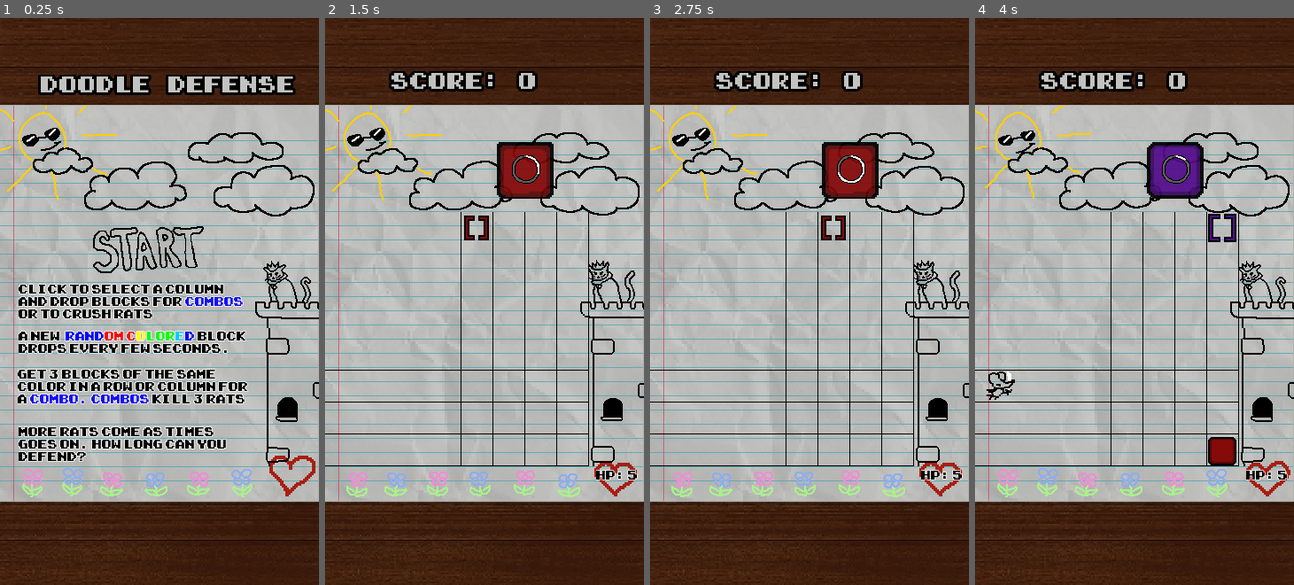
Above: before the commit, frames 1-4 (left to right).
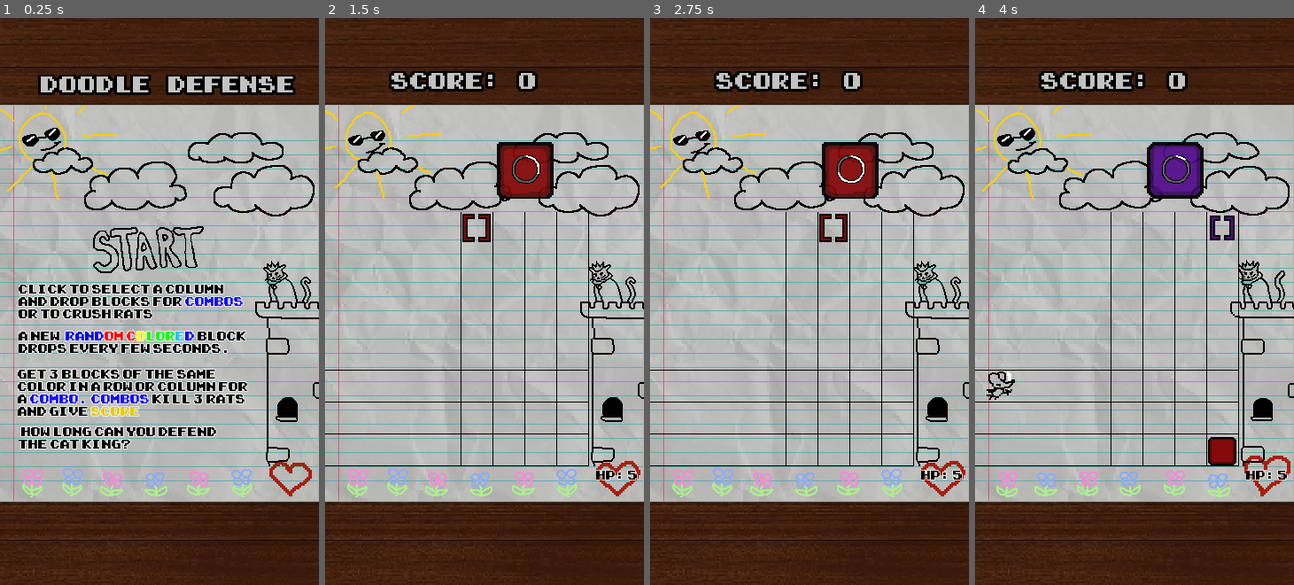
Above: after the commit, the same moments.

Repository: Sleeping-Robot-Games/Doodle-Defense
Game: Godot game, scene res://scenes/Start.tscn
The game is run twice, just before and just after one commit, with the same random seed, the same clock (stepped at 60 frames per second) and the same inputs. Sound files missing from this copy of the repository are replaced by a short silence.
Inputs (mouse positions are in pixels of both pictures, inside the frame that each line leads up to):
- Up to frame 1 (0.25 s): no input
- Up to frame 2 (1.5 s): click (478, 250) at 0.5 s; click (478, 341) at 1.25 s
- Up to frame 3 (2.75 s): click (831, 341) at 2 s
- Up to frame 4 (4 s): click (1191, 341) at 2.75 s; click (1223, 341) at 3.5 s

The runs differ from the first frame. In frame 1, 2.8% of the frame differs, in the area x 5-99%, y 68-85%; in frame 2, 2.8%; in frame 3, 2.8%; in frame 4, 3.0%, in the area x 0-100%, y 15-85%.

Commit message:
update rules

Diff:
--- a/scenes/Game.tscn
+++ b/scenes/Game.tscn
@@ -166,65 +166,64 @@
 [node name="Doodles" type="AnimatedSprite" parent="Background"]
 position = Vector2( -144, 205 )
 frames = SubResource( 1 )
+frame = 1
 playing = true
 
 [node name="Flower2" type="AnimatedSprite" parent="Background/Doodles"]
 position = Vector2( 45, -1 )
 frames = SubResource( 2 )
+frame = 1
 playing = true
 
 [node name="Flower6" type="AnimatedSprite" parent="Background/Doodles"]
 position = Vector2( 238, 0 )
 frames = SubResource( 2 )
+frame = 1
 playing = true
 flip_h = true
 
 [node name="Flower3" type="AnimatedSprite" parent="Background/Doodles"]
 position = Vector2( 91, -1 )
 frames = SubResource( 3 )
-frame = 1
 playing = true
 
 [node name="Flower4" type="AnimatedSprite" parent="Background/Doodles"]
 position = Vector2( 139, -1 )
 frames = SubResource( 4 )
-frame = 1
 playing = true
 flip_h = true
 
 [node name="Flower5" type="AnimatedSprite" parent="Background/Doodles"]
 position = Vector2( 189, -2 )
 frames = SubResource( 5 )
-frame = 1
 playing = true
 
 [node name="Heart" type="AnimatedSprite" parent="Background/Doodles"]
 position = Vector2( 294, -13 )
 scale = Vector2( 2, 2 )
 frames = SubResource( 6 )
-frame = 2
 playing = true
 
 [node name="Clouds" type="AnimatedSprite" parent="Background/Doodles"]
 position = Vector2( 144, -347 )
 frames = SubResource( 9 )
+frame = 1
 playing = true
 
 [node name="Sun" type="AnimatedSprite" parent="Background/Doodles"]
 position = Vector2( 25, -383 )
 frames = SubResource( 11 )
-frame = 1
 playing = true
 
 [node name="Cat" type="AnimatedSprite" parent="Background"]
 position = Vector2( 146, -30 )
 frames = SubResource( 7 )
-frame = 1
 playing = true
 
 [node name="Tower" type="AnimatedSprite" parent="Background"]
 position = Vector2( 148, 93 )
 frames = SubResource( 8 )
+frame = 1
 playing = true
 
 [node name="IncomingBlock" parent="." instance=ExtResource( 24 )]
@@ -265,7 +264,6 @@
 position = Vector2( 171, 237 )
 scale = Vector2( 2, 2 )
 frames = SubResource( 10 )
-frame = 1
 playing = true
 
 [node name="Blocks" type="Node2D" parent="."]
@@ -410,10 +408,10 @@
 
 [node name="GameOver" type="TextureButton" parent="."]
 visible = false
-margin_left = 101.0
-margin_top = 326.0
-margin_right = 242.0
-margin_bottom = 387.0
+margin_left = 107.0
+margin_top = 292.0
+margin_right = 248.0
+margin_bottom = 353.0
 texture_normal = SubResource( 13 )
 texture_pressed = SubResource( 14 )
 texture_hover = SubResource( 15 )
--- a/scenes/Start.tscn
+++ b/scenes/Start.tscn
@@ -178,7 +178,7 @@
 position = Vector2( 294, -13 )
 scale = Vector2( 2, 2 )
 frames = SubResource( 6 )
-frame = 1
+frame = 2
 playing = true
 
 [node name="Clouds" type="AnimatedSprite" parent="Background/Doodles"]
@@ -249,12 +249,9 @@
 custom_colors/default_color = Color( 0, 0, 0, 1 )
 custom_fonts/normal_font = ExtResource( 27 )
 bbcode_enabled = true
-bbcode_text = "[shake rate=10 level=2]Get 3 Blocks of the same color in a row or column for a [color=#160ff5]Combo. Combos[/color] kill 3 rats[/shake]"
-text = "Get 3 Blocks of the same color in a row or column for a Combo. Combos kill 3 rats"
-scroll_active = false
-__meta__ = {
-"_edit_use_anchors_": false
-}
+bbcode_text = "[shake rate=10 level=2]Get 3 Blocks of the same color in a row or column for a [color=#160ff5]Combo. Combos[/color] kill 3 rats and give [color=#e6cc00]score[/color][/shake]"
+text = "Get 3 Blocks of the same color in a row or column for a Combo. Combos kill 3 rats and give score"
+scroll_active = false
 
 [node name="Survive" type="RichTextLabel" parent="."]
 margin_left = 21.0
@@ -264,12 +261,9 @@
 custom_colors/default_color = Color( 0, 0, 0, 1 )
 custom_fonts/normal_font = ExtResource( 27 )
 bbcode_enabled = true
-bbcode_text = "[shake rate=10 level=2]More Rats come as times goes on. How long can you defend?[/shake]"
-text = "More Rats come as times goes on. How long can you defend?"
-scroll_active = false
-__meta__ = {
-"_edit_use_anchors_": false
-}
+bbcode_text = "[shake rate=10 level=2] How long can you defend the cat king?[/shake]"
+text = " How long can you defend the cat king?"
+scroll_active = false
 
 [node name="Timer" type="Timer" parent="."]
 wait_time = 0.5
